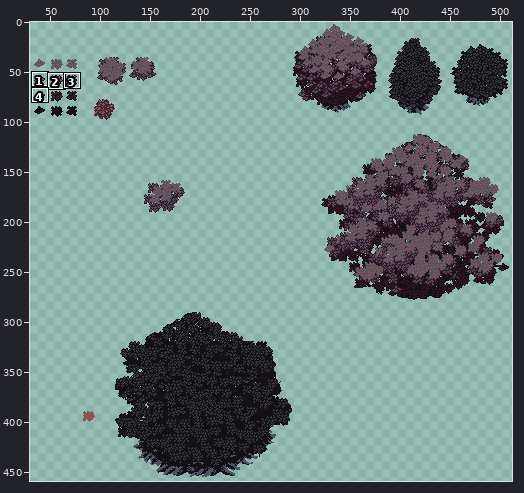
Pixel-art file -- Assets/Art/Tilesets/Trees.ase. The picture above shows the old version from afar; the outline marks the close-up.
Close-up. As it was:
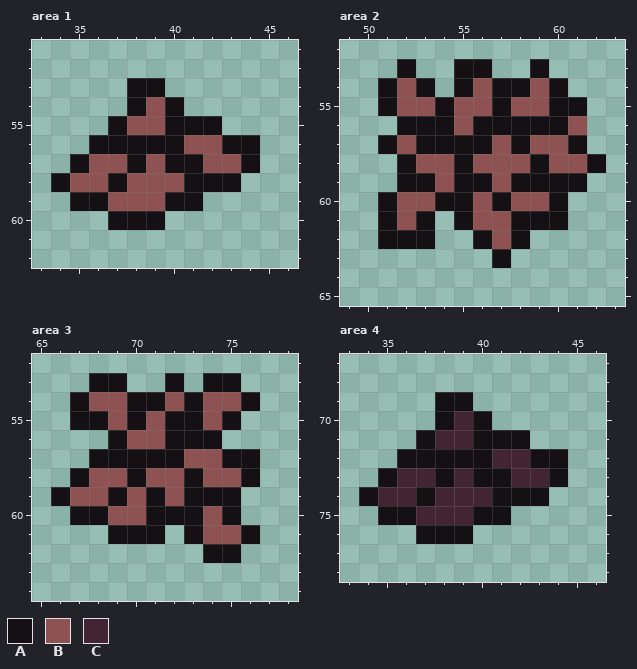
512x512 pixels, 1 frame. Shown: area 1: x 33..46, y 51..62; area 2: x 49..63, y 52..65; area 3: x 65..78, y 52..64; area 4: x 33..46, y 67..78. The wide view leaves out empty margins. The commit also changed other parts of the picture, which this record leaves out.
Visible layers, top first: "Layer", "Layer 1".
Palette (. is transparent): A #141013  B #8e5252  C #422433
Pixels before, area 1, first column x 34:
53 ....AA.....
54 ....ABA....
55 ...ABBAAA..
56 ..AAAAABBAA
57 .ABBABAABBA
58 ABBABBBAAA.
59 .AABBBAA...
60 ...AAA.....
Pixels before, area 2, first column x 51:
53 .A..AA..A...
54 ABA.ABAABA..
55 ABBABBABBAA.
56 .AAABAAAAAB.
57 ABAAAABABBA.
58 .ABBABBBABBA
59 .AABAABAAAA.
60 ABBAABABBA..
61 ABA.ABBAAA..
62 AAA..ABA....
63 ......A.....
Pixels before, area 3, first column x 66:
53 ..AA..A.AA.
54 .ABBAABABBA
55 .AABABAABA.
56 ...ABBAAA..
57 ..AAAAABBAA
58 .ABBABBABBA
59 ABBABABAAA.
60 .AABBAAABA.
61 ...AAA.ABBA
62 ........AA.
Pixels before, area 4, first column x 34:
69 ....AA.....
70 ....ACA....
71 ...ACCAAA..
72 ..AAAAACCAA
73 .ACCACAACCA
74 ACCACCCAAA.
75 .AACCCAA...
76 ...AAA.....
New version:
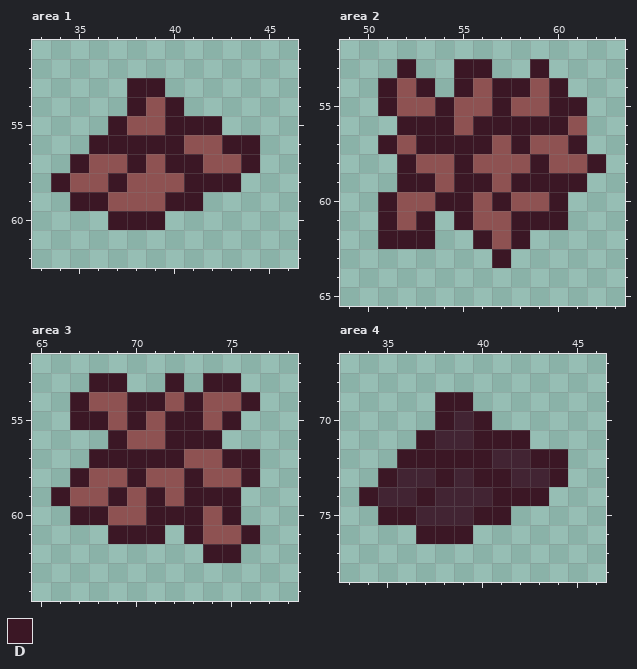
Colours new in this view: D #3b1725
What changed:
layer "Layer" now hidden
layer "Layer 2" added
Area 1, layer "Layer 2":
y 53: x 38..39 AA -> DD
y 54: x 38 A -> D; x 40 A -> D
y 55: x 37 A -> D; x 40..42 AAA -> DDD
y 56: x 36..40 AAAAA -> DDDDD; x 43..44 AA -> DD
y 57: x 35 A -> D; x 38 A -> D; x 40..41 AA -> DD; x 44 A -> D
y 58: x 34 A -> D; x 37 A -> D; x 41..43 AAA -> DDD
y 59: x 35..36 AA -> DD; x 40..41 AA -> DD
y 60: x 37..39 AAA -> DDD
Area 2, layer "Layer 2":
y 53: x 52 A -> D; x 55..56 AA -> DD; x 59 A -> D
y 54: x 51 A -> D; x 53 A -> D; x 55 A -> D; x 57..58 AA -> DD; x 60 A -> D
y 55: x 51 A -> D; x 54 A -> D; x 57 A -> D; x 60..61 AA -> DD
y 56: x 52..54 AAA -> DDD; x 56..60 AAAAA -> DDDDD
y 57: x 51 A -> D; x 53..56 AAAA -> DDDD; x 58 A -> D; x 61 A -> D
y 58: x 52 A -> D; x 55 A -> D; x 59 A -> D; x 62 A -> D
y 59: x 52..53 AA -> DD; x 55..56 AA -> DD; x 58..61 AAAA -> DDDD
y 60: x 51 A -> D; x 54..55 AA -> DD; x 57 A -> D; x 60 A -> D
y 61: x 51 A -> D; x 53 A -> D; x 55 A -> D; x 58..60 AAA -> DDD
y 62: x 51..53 AAA -> DDD; x 56 A -> D; x 58 A -> D
y 63: x 57 A -> D
Area 3, layer "Layer 2":
y 53: x 68..69 AA -> DD; x 72 A -> D; x 74..75 AA -> DD
y 54: x 67 A -> D; x 70..71 AA -> DD; x 73 A -> D; x 76 A -> D
y 55: x 67..68 AA -> DD; x 70 A -> D; x 72..73 AA -> DD; x 75 A -> D
y 56: x 69 A -> D; x 72..74 AAA -> DDD
y 57: x 68..72 AAAAA -> DDDDD; x 75..76 AA -> DD
y 58: x 67 A -> D; x 70 A -> D; x 73 A -> D; x 76 A -> D
y 59: x 66 A -> D; x 69 A -> D; x 71 A -> D; x 73..75 AAA -> DDD
y 60: x 67..68 AA -> DD; x 71..73 AAA -> DDD; x 75 A -> D
y 61: x 69..71 AAA -> DDD; x 73 A -> D; x 76 A -> D
y 62: x 74..75 AA -> DD
Area 4, layer "Layer 2":
y 69: x 38..39 AA -> DD
y 70: x 38 A -> D; x 40 A -> D
y 71: x 37 A -> D; x 40..42 AAA -> DDD
y 72: x 36..40 AAAAA -> DDDDD; x 43..44 AA -> DD
y 73: x 35 A -> D; x 38 A -> D; x 40..41 AA -> DD; x 44 A -> D
y 74: x 34 A -> D; x 37 A -> D; x 41..43 AAA -> DDD
y 75: x 35..36 AA -> DD; x 40..41 AA -> DD
y 76: x 37..39 AAA -> DDD
Changed places in both close-ups, as pixel boxes (x1, y1, x2, y2):
changed: (51, 78, 260, 230)
changed: (378, 59, 606, 268)
changed: (51, 373, 260, 563)
changed: (359, 392, 568, 544)
